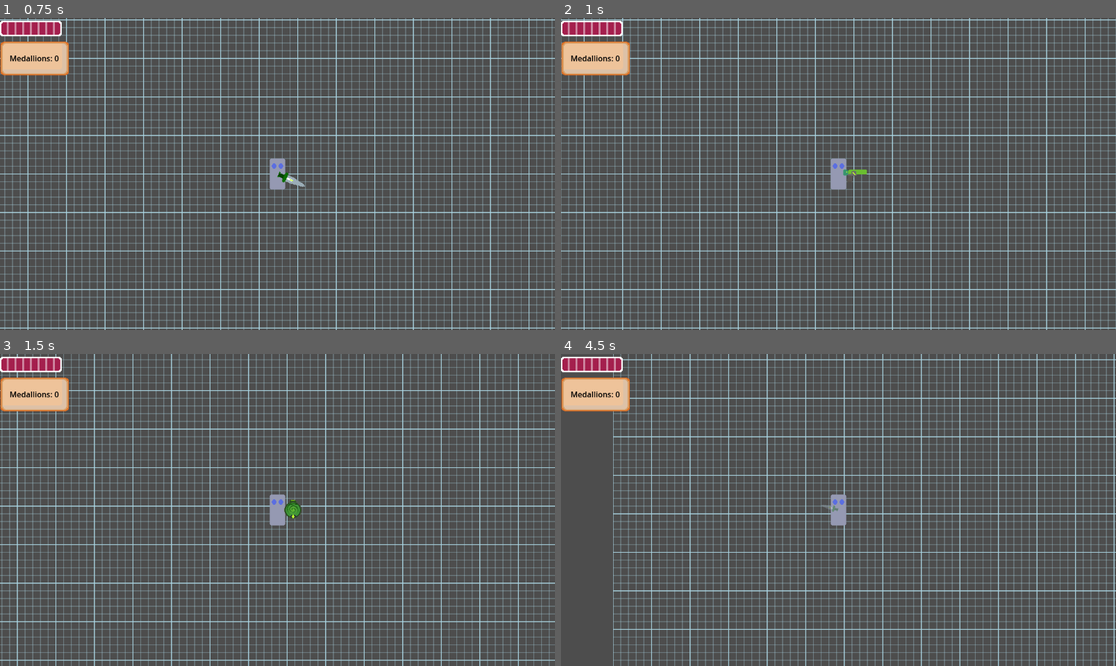
Above: before the commit, frames 1-4 (two rows, left to right).
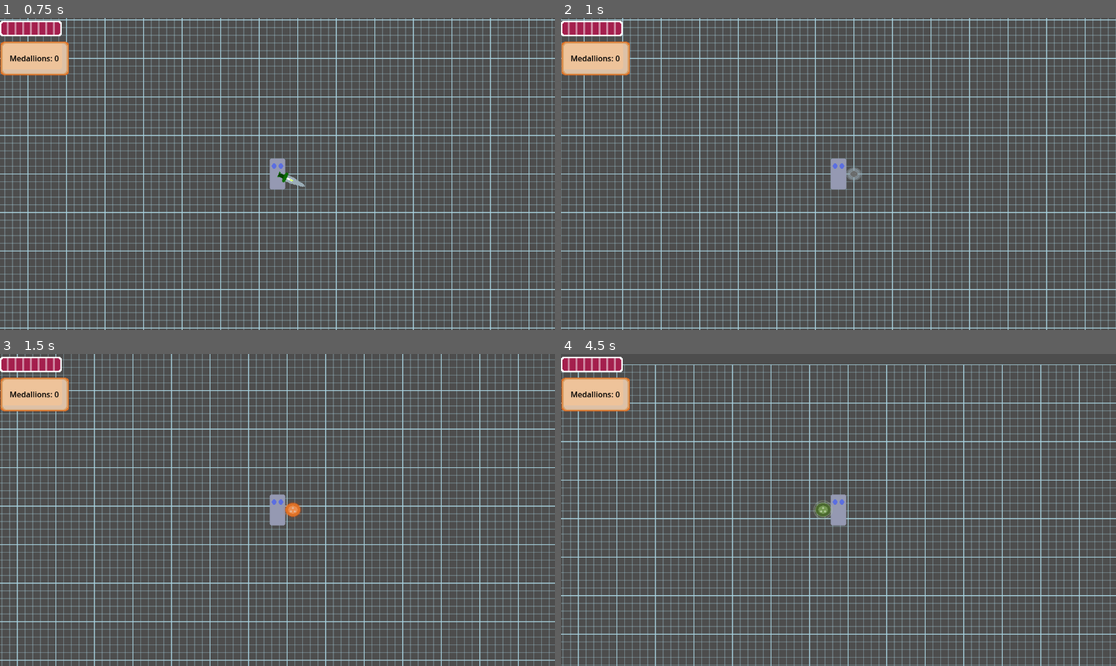
Above: after the commit, the same moments.

Repository: khiro-ptera/Clockwork-Defenders
Game: Godot game, scene res://Scenes/test_scene.tscn
The game is run twice, just before and just after one commit, with the same random seed, the same clock (stepped at 60 frames per second) and the same inputs. The project has no main scene, so this scene is started directly.
Inputs (mouse positions are in pixels of both pictures, inside the frame that each line leads up to):
- Up to frame 1 (0.75 s): tap Enter at 0.5 s; move the mouse to (399, 158) at 0.52 s; hold D (Right) from 0.53 s (still down); click (399, 158) at 0.6 s
- Up to frame 2 (1 s): keep holding D (Right); tap Mouse wheel down (NextWeapon) at 0.8 s
- Up to frame 3 (1.5 s): move the mouse to (166, 525) at 1.27 s; release D (Right) at 1.28 s; hold S (Down) from 1.28 s (still down); tap Mouse wheel down (NextWeapon) at 1.35 s; click (166, 525) at 1.42 s
- Up to frame 4 (4.5 s): tap Mouse wheel up (PreviousWeapon) at 1.55, 2.1, 3.8, 4.35 s; move the mouse to (894, 441) at 2.02 s; release S (Down) at 2.03 s; hold D (Right) 2.03-2.78 s; click (894, 441) at 2.3 s; move the mouse to (810, 572) at 2.77 s; hold W (Up) 2.78-3.53 s; click (810, 572) at 2.85 s; tap Mouse wheel down (NextWeapon) at 3.05, 3.6 s; move the mouse to (1005, 556) at 3.52 s; hold A (Left) from 3.53 s (still down); click (1005, 556) at 3.67 s; move the mouse to (672, 463) at 4.27 s

Frame 1 is identical in both runs. In frame 2, 0.1% of the frame differs, in the area x 50-56%, y 47-53%; in frame 3, 0.1%; in frame 4, 40%, in the area x 0-100%, y 0-100%.

Commit message:
poison + 3 haze bombs

Diff:
--- a/Scenes/Enemies/jelly.tscn
+++ b/Scenes/Enemies/jelly.tscn
@@ -1,10 +1,11 @@
-[gd_scene load_steps=13 format=3 uid="uid://bhu2tdu5i6px5"]
+[gd_scene load_steps=14 format=3 uid="uid://bhu2tdu5i6px5"]
 
 [ext_resource type="Script" uid="uid://b3lyv5scusddn" path="res://Scripts/Enemies/jelly.gd" id="1_onqpf"]
 [ext_resource type="Texture2D" uid="uid://5567cy8wq0ty" path="res://Assets/sprites/enemies/jelly/1.png" id="1_plco2"]
 [ext_resource type="Texture2D" uid="uid://bv38ehc51o0lw" path="res://Assets/sprites/enemies/jelly/damage.png" id="2_fn1pt"]
 [ext_resource type="Texture2D" uid="uid://b0gkgb2uhf1k3" path="res://Assets/sprites/particles/fire.png" id="3_choo6"]
 [ext_resource type="Texture2D" uid="uid://btna746pcs0ue" path="res://Assets/sprites/enemies/enemyHP/back.png" id="4_pnfmr"]
+[ext_resource type="Texture2D" uid="uid://dig6j0iyg3uf6" path="res://Assets/sprites/particles/poison.png" id="4_tuwbm"]
 [ext_resource type="Texture2D" uid="uid://b8815gnamy1x0" path="res://Assets/sprites/enemies/enemyHP/over.png" id="5_choo6"]
 [ext_resource type="Texture2D" uid="uid://bwd7ehmipy1s3" path="res://Assets/sprites/enemies/enemyHP/fill.png" id="6_tuwbm"]
 
@@ -59,6 +60,23 @@
 scale_amount_curve = SubResource("Curve_choo6")
 color_ramp = SubResource("Gradient_choo6")
 
+[node name="Poison" type="CPUParticles2D" parent="Sprite/StatusParticles"]
+texture = ExtResource("4_tuwbm")
+lifetime = 1.2
+randomness = 0.35
+local_coords = true
+emission_shape = 3
+emission_rect_extents = Vector2(16, 12)
+spread = 180.0
+gravity = Vector2(0, -15)
+initial_velocity_max = 6.0
+angular_velocity_min = -100.0
+angular_velocity_max = 100.0
+linear_accel_max = 1.0
+scale_amount_min = 0.5
+hue_variation_min = -0.5
+hue_variation_max = 0.5
+
 [node name="CollisionShape2D" type="CollisionShape2D" parent="."]
 shape = SubResource("RectangleShape2D_fn1pt")
 
@@ -93,5 +111,8 @@
 
 [node name="Fire" type="Timer" parent="."]
 
+[node name="Poison" type="Timer" parent="."]
+
 [connection signal="area_entered" from="Hurtbox" to="." method="_on_hurtbox_area_entered"]
 [connection signal="timeout" from="Fire" to="." method="_on_fire_timeout"]
+[connection signal="timeout" from="Poison" to="." method="_on_poison_timeout"]
--- /dev/null
+++ b/Scenes/Weapons/hazer.tscn
@@ -0,0 +1,21 @@
+[gd_scene load_steps=4 format=3 uid="uid://cd3e5vyjsnjdy"]
+
+[ext_resource type="Script" uid="uid://b3k1b8glffxb8" path="res://Scripts/Weapons/Bombs/hazer.gd" id="1_s6y64"]
+[ext_resource type="Texture2D" uid="uid://cmtmqipferq3h" path="res://Assets/sprites/weapons/bombs/Hazer.png" id="2_v0mpn"]
+
+[sub_resource type="SpriteFrames" id="SpriteFrames_hnncc"]
+animations = [{
+"frames": [{
+"duration": 1.0,
+"texture": ExtResource("2_v0mpn")
+}],
+"loop": true,
+"name": &"default",
+"speed": 5.0
+}]
+
+[node name="Hazer" type="Node2D" groups=["bomb", "weapon"]]
+script = ExtResource("1_s6y64")
+
+[node name="AnimatedSprite2D" type="AnimatedSprite2D" parent="."]
+sprite_frames = SubResource("SpriteFrames_hnncc")
--- /dev/null
+++ b/Scenes/Weapons/heat_hazer.tscn
@@ -0,0 +1,22 @@
+[gd_scene load_steps=4 format=3 uid="uid://b4mldgqvdt84"]
+
+[ext_resource type="Script" uid="uid://b553snv5s4ab3" path="res://Scripts/Weapons/Bombs/heat_hazer.gd" id="1_etk24"]
+[ext_resource type="Texture2D" uid="uid://ckiqnst7obo35" path="res://Assets/sprites/weapons/bombs/HeatHazer.png" id="2_lxhhd"]
+
+[sub_resource type="SpriteFrames" id="SpriteFrames_vm4xm"]
+animations = [{
+"frames": [{
+"duration": 1.0,
+"texture": ExtResource("2_lxhhd")
+}],
+"loop": true,
+"name": &"default",
+"speed": 5.0
+}]
+
+[node name="HeatHazer" type="Node2D" groups=["bomb", "weapon"]]
+script = ExtResource("1_etk24")
+
+[node name="AnimatedSprite2D" type="AnimatedSprite2D" parent="."]
+sprite_frames = SubResource("SpriteFrames_vm4xm")
+offset = Vector2(32, 0)
--- /dev/null
+++ b/Scenes/Weapons/vile_hazer.tscn
@@ -0,0 +1,21 @@
+[gd_scene load_steps=4 format=3 uid="uid://duatgifq2bdya"]
+
+[ext_resource type="Texture2D" uid="uid://s3iut2bff5pa" path="res://Assets/sprites/weapons/bombs/VileHazer.png" id="1_hqc7b"]
+[ext_resource type="Script" uid="uid://dcvsjjelbu1u6" path="res://Scripts/Weapons/Bombs/vile_hazer.gd" id="1_ymb6x"]
+
+[sub_resource type="SpriteFrames" id="SpriteFrames_ymb6x"]
+animations = [{
+"frames": [{
+"duration": 1.0,
+"texture": ExtResource("1_hqc7b")
+}],
+"loop": true,
+"name": &"default",
+"speed": 5.0
+}]
+
+[node name="VileHazer" type="Node2D" groups=["bomb", "weapon"]]
+script = ExtResource("1_ymb6x")
+
+[node name="AnimatedSprite2D" type="AnimatedSprite2D" parent="."]
+sprite_frames = SubResource("SpriteFrames_ymb6x")
--- a/Scenes/armed_bomb.tscn
+++ b/Scenes/armed_bomb.tscn
@@ -1,10 +1,13 @@
-[gd_scene load_steps=8 format=3 uid="uid://dd66ft8elph5g"]
+[gd_scene load_steps=11 format=3 uid="uid://dd66ft8elph5g"]
 
 [ext_resource type="Script" uid="uid://dd7isxaivt05l" path="res://Scripts/armed_bomb.gd" id="1_3nbew"]
 [ext_resource type="Texture2D" uid="uid://bhas5onc2qexb" path="res://Assets/sprites/protobomb.png" id="2_xg12h"]
+[ext_resource type="Texture2D" uid="uid://ckiqnst7obo35" path="res://Assets/sprites/weapons/bombs/HeatHazer.png" id="3_1ug32"]
+[ext_resource type="Texture2D" uid="uid://cmtmqipferq3h" path="res://Assets/sprites/weapons/bombs/Hazer.png" id="3_8fbhn"]
 [ext_resource type="Texture2D" uid="uid://6wpbi1dysh3l" path="res://Assets/sprites/detCircle.png" id="3_jb330"]
 [ext_resource type="Texture2D" uid="uid://dotcidpdr8cff" path="res://Assets/sprites/particles/explosion1.png" id="3_xg12h"]
 [ext_resource type="Texture2D" uid="uid://ckn1l8rf85r0c" path="res://Assets/sprites/detFill.png" id="4_1ug32"]
+[ext_resource type="Texture2D" uid="uid://s3iut2bff5pa" path="res://Assets/sprites/weapons/bombs/VileHazer.png" id="5_8fbhn"]
 
 [sub_resource type="SpriteFrames" id="SpriteFrames_qqqqj"]
 animations = [{
@@ -14,6 +17,30 @@
 }],
 "loop": true,
 "name": &"default",
+"speed": 5.0
+}, {
+"frames": [{
+"duration": 1.0,
+"texture": ExtResource("3_8fbhn")
+}],
+"loop": true,
+"name": &"hazer",
+"speed": 5.0
+}, {
+"frames": [{
+"duration": 1.0,
+"texture": ExtResource("3_1ug32")
+}],
+"loop": true,
+"name": &"heat_hazer",
+"speed": 5.0
+}, {
+"frames": [{
+"duration": 1.0,
+"texture": ExtResource("5_8fbhn")
+}],
+"loop": true,
+"name": &"vile_hazer",
 "speed": 5.0
 }]
 
@@ -27,10 +54,11 @@
 [node name="AnimatedSprite2D" type="AnimatedSprite2D" parent="."]
 scale = Vector2(0.8, 0.8)
 sprite_frames = SubResource("SpriteFrames_qqqqj")
+animation = &"vile_hazer"
 
 [node name="CPUParticles2D" type="CPUParticles2D" parent="AnimatedSprite2D"]
 emitting = false
-amount = 100
+amount = 150
 texture = ExtResource("3_xg12h")
 lifetime = 0.7
 one_shot = true
@@ -45,8 +73,8 @@
 angular_velocity_max = 90.0
 orbit_velocity_min = 0.05
 orbit_velocity_max = 0.05
-linear_accel_min = -70.0
-linear_accel_max = -70.0
+linear_accel_min = -10.0
+linear_accel_max = -10.0
 scale_amount_min = 0.3
 
 [node name="Explosion" type="Node2D" parent="."]
--- a/Scenes/item_ui.tscn
+++ b/Scenes/item_ui.tscn
@@ -1,7 +1,9 @@
-[gd_scene load_steps=4 format=3 uid="uid://b5bmhbu4i0bwr"]
+[gd_scene load_steps=6 format=3 uid="uid://b5bmhbu4i0bwr"]
 
 [ext_resource type="Script" uid="uid://coaoqlaw1qqs4" path="res://Scripts/item_ui.gd" id="1_0ievn"]
 [ext_resource type="Texture2D" uid="uid://cvqdxl07sxeu3" path="res://Assets/sprites/UI/invItemBack.png" id="1_p3smd"]
+[ext_resource type="Texture2D" uid="uid://bipo67a56pyyt" path="res://Assets/sprites/UI/invItemBlank.png" id="3_crqux"]
+[ext_resource type="Texture2D" uid="uid://tdd55qbfekj4" path="res://Assets/sprites/UI/invItemGleam.png" id="4_egmow"]
 
 [sub_resource type="LabelSettings" id="LabelSettings_0ievn"]
 font_size = 12
@@ -43,3 +45,9 @@
 layout_mode = 2
 text = "SAMPLE"
 label_settings = SubResource("LabelSettings_0ievn")
+
+[node name="TextureButton" type="TextureButton" parent="."]
+layout_mode = 2
+texture_normal = ExtResource("3_crqux")
+texture_hover = ExtResource("4_egmow")
+texture_disabled = ExtResource("3_crqux")
--- a/Scripts/Enemies/jelly.gd
+++ b/Scripts/Enemies/jelly.gd
@@ -9,10 +9,12 @@
 @onready var hpbar = $"HP"
 
 @onready var ftime = $"Fire"
+@onready var ptime = $"Poison"
 @onready var stime = $"Stun"
 
 @onready var statuspart = $"Sprite/StatusParticles"
 @onready var fpart = $"Sprite/StatusParticles/Fire"
+@onready var ppart = $"Sprite/StatusParticles/Poison"
 
 @onready var type = 1 # type of jelly
 @onready var tier = 1 # difficulty
@@ -82,13 +84,20 @@
 			fpart.visible = true
 		else:
 			fpart.visible = false
+		if status.has("poison"):
+			ppart.visible = true
+		else:
+			ppart.visible = false
 	else:
 		statuspart.visible = false
 
 func take_damage(n, p, e, s, kb) -> void: # TODO: make global??
 	damageFlash()
+	var multi = 1.0
+	if status.has("poison"):
+		multi *= 1.5
 	# TODO: damage numbers, grey when the damage lowered a lot by def and yellow when increased by neg defense
-	health -= ((n * 100 / (100 + defN)) + (p * 100 / (100 + defP)) + (e * 100 / (100 + defE)) + (s * 100 / (100 + defS))) # TODO: def calcs
+	health -= multi * ((n * 100 / (100 + defN)) + (p * 100 / (100 + defP)) + (e * 100 / (100 + defE)) + (s * 100 / (100 + defS))) # TODO: def calcs
 	# print(health)
 	if health <= 0 && !dead:
 		die()
@@ -113,7 +122,7 @@
 		"fire":
 			ftime.start(i * 100 / (100 + fireRes))
 		"poison":
-			statusTimer = i * 100 / (100 + poisonRes)
+			ptime.start(i * 100 / (100 + poisonRes))
 		"freeze":
 			statusTimer = i * 100 / (100 + freezeRes)
 		"stun":
@@ -137,24 +146,32 @@
 		mtemp.pos = global_position + Vector2(randf_range(-30.0, 30.0), randf_range(-30.0, 30.0))
 		get_parent().call_deferred("add_child", mtemp)
 		mtemp = null
-	for i in randi_range(0, 1):
+	for i in randi_range(0, tier):
 		var mtemp = medallionSC.instantiate()
 		mtemp.value = 10
 		mtemp.pos = global_position + Vector2(randf_range(-30.0, 30.0), randf_range(-30.0, 30.0))
 		get_parent().call_deferred("add_child", mtemp)
 		mtemp = null
-	for i in randi_range(0, 1):
+	for i in randi_range(0, tier):
 		var mtemp = materialSC.instantiate()
 		mtemp.item = "plasmium"
 		mtemp.pos = global_position + Vector2(randf_range(-30.0, 30.0), randf_range(-30.0, 30.0))
 		get_parent().call_deferred("add_child", mtemp)
 		mtemp = null
+	Global.t1_drop(global_position)
 	queue_free()
 
 func _on_hurtbox_area_entered(area: Area2D) -> void: # TODO: make a hitbox and move this to the hitbox, for attack animations and stuff
 	if area.is_in_group("hurtbox") && area.get_parent().is_in_group("player"):
-		area.get_parent().take_damage(damage, dmgP, dmgE, dmgS)
+		var multi = 1.0
+		if status.has("poison"):
+			multi *= 0.5
+		area.get_parent().take_damage(multi * damage, multi * dmgP, multi * dmgE, multi * dmgS)
 
 func _on_fire_timeout() -> void:
 	if status.has("fire"):
 		status.remove_at(status.find("fire"))
+
+func _on_poison_timeout() -> void:
+	if status.has("poison"):
+		status.remove_at(status.find("poison"))
--- /dev/null
+++ b/Scripts/Weapons/Bombs/hazer.gd
@@ -0,0 +1,48 @@
+extends Node2D
+
+@onready var id = 7
+@onready var star = 1
+
+@onready var sprite = $"AnimatedSprite2D"
+
+@onready var damage = 8
+@onready var damageP = 0
+@onready var damageE = 0
+@onready var damageS = 0
+@onready var kb = 0.0
+@onready var charge = 3.0
+@onready var chargelag = 0.1
+
+@onready var det = 1.5
+@onready var linger = 2.0
+@onready var boomsize = 1.8
+
+var bombSC = preload("res://Scenes/armed_bomb.tscn")
+
+var up = false
+
+func putUp() -> void:
+	up = true
+	sprite.offset = Vector2(0.0, -32.0)
+
+func putDown() -> void:
+	up = false
+
+func chargedAttack() -> void:
+	putDown()
+	var shot = bombSC.instantiate()
+	shot.pos = global_position
+	shot.boomsize = boomsize
+	shot.detspeed = det
+	shot.bomb = id
+	shot.damage = damage
+	shot.dp = damageP
+	shot.de = damageE
+	shot.ds = damageS
+	shot.kb = kb
+	shot.linger = linger
+	get_parent().get_parent().add_child(shot)
+
+func _process(delta: float) -> void:
+	if !up:
+		sprite.offset = Vector2(32.0, 0.0)
--- /dev/null
+++ b/Scripts/Weapons/Bombs/heat_hazer.gd
@@ -0,0 +1,49 @@
+extends Node2D
+
+@onready var id = 6
+@onready var star = 2
+
+@onready var sprite = $"AnimatedSprite2D"
+
+@onready var damage = 4
+@onready var damageP = 0
+@onready var damageE = 6
+@onready var damageS = 0
+@onready var kb = 0.0
+@onready var charge = 3.0
+@onready var chargelag = 0.1
+
+@onready var det = 1.8
+@onready var linger = 2.0
+@onready var boomsize = 2.0
+
+var bombSC = preload("res://Scenes/armed_bomb.tscn")
+
+var up = false
+
+func putUp() -> void:
+	up = true
+	sprite.offset = Vector2(0.0, -32.0)
+
+func putDown() -> void:
+	up = false
+
+func chargedAttack() -> void:
+	putDown()
+	var shot = bombSC.instantiate()
+	shot.pos = global_position
+	shot.boomsize = boomsize
+	shot.detspeed = det
+	shot.bomb = id
+	shot.damage = damage
+	shot.dp = damageP
+	shot.de = damageE
+	shot.ds = damageS
+	shot.kb = kb
+	shot.linger = linger
+	shot.fire = Vector2(1.0, 2.0)
+	get_parent().get_parent().add_child(shot)
+
+func _process(delta: float) -> void:
+	if !up:
+		sprite.offset = Vector2(32.0, 0.0)
--- /dev/null
+++ b/Scripts/Weapons/Bombs/vile_hazer.gd
@@ -0,0 +1,49 @@
+extends Node2D
+
+@onready var id = 8
+@onready var star = 2
+
+@onready var sprite = $"AnimatedSprite2D"
+
+@onready var damage = 0
+@onready var damageP = 0
+@onready var damageE = 6
+@onready var damageS = 4
+@onready var kb = 0.0
+@onready var charge = 3.0
+@onready var chargelag = 0.1
+
+@onready var det = 1.8
+@onready var linger = 2.0
+@onready var boomsize = 2.0
+
+var bombSC = preload("res://Scenes/armed_bomb.tscn")
+
+var up = false
+
+func putUp() -> void:
+	up = true
+	sprite.offset = Vector2(0.0, -32.0)
+
+func putDown() -> void:
+	up = false
+
+func chargedAttack() -> void:
+	putDown()
+	var shot = bombSC.instantiate()
+	shot.pos = global_position
+	shot.boomsize = boomsize
+	shot.detspeed = det
+	shot.bomb = id
+	shot.damage = damage
+	shot.dp = damageP
+	shot.de = damageE
+	shot.ds = damageS
+	shot.kb = kb
+	shot.linger = linger
+	shot.poison = Vector2(1.0, 2.5)
+	get_parent().get_parent().add_child(shot)
+
+func _process(delta: float) -> void:
+	if !up:
+		sprite.offset = Vector2(32.0, 0.0)
--- a/Scripts/armed_bomb.gd
+++ b/Scripts/armed_bomb.gd
@@ -18,6 +18,13 @@
 var de
 var ds
 
+var fire = Vector2(0.0, 0.0)
+var shock = Vector2(0.0, 0.0)
+var poison = Vector2(0.0, 0.0)
+var stun = Vector2(0.0, 0.0)
+var freeze = Vector2(0.0, 0.0)
+var curse = Vector2(0.0, 0.0)
+
 var bomb
 
 func _ready() -> void:
@@ -27,6 +34,9 @@
 	expl.scale = Vector2(boomsize, boomsize)
 	match(bomb):
 		3: sprite.play("default")
+		6: sprite.play("heat_hazer")
+		7: sprite.play("hazer")
+		8: sprite.play("vile_hazer")
 
 func _process(delta: float) -> void:
 	time += delta
@@ -37,6 +47,7 @@
 			det.tint_progress = Color(1.0, 0.0, 0.0)
 			expart.initial_velocity_max /= linger
 			expart.initial_velocity_min /= linger
+			expart.lifetime = linger
 			# print(expart.initial_velocity_max)
 			# print(expart.initial_velocity_min)
 			expart.emitting = true
@@ -46,3 +57,13 @@
 func _on_hitbox_area_entered(area: Area2D) -> void:
 	if area.is_in_group("hurtbox") && area.get_parent().is_in_group("enemy"):
 		area.get_parent().take_damage(damage, dp, de, ds, kb)
+		if randf_range(0.0, 1.0) < fire.x:
+			area.get_parent().inflict("fire", fire.y)
+		if randf_range(0.0, 1.0) < shock.x:
+			area.get_parent().inflict("shock", shock.y)
+		if randf_range(0.0, 1.0) < poison.x:
+			area.get_parent().inflict("poison", poison.y)
+		if randf_range(0.0, 1.0) < freeze.x:
+			area.get_parent().inflict("freeze", freeze.y)
+		if randf_range(0.0, 1.0) < curse.x:
+			area.get_parent().inflict("curse", curse.y)
--- a/Scripts/bullet.gd
+++ b/Scripts/bullet.gd
@@ -54,6 +54,14 @@
 		area.get_parent().take_damage(damage, dp, de, ds, kb)
 		if randf_range(0.0, 1.0) < fire.x:
 			area.get_parent().inflict("fire", fire.y)
+		if randf_range(0.0, 1.0) < shock.x:
+			area.get_parent().inflict("shock", shock.y)
+		if randf_range(0.0, 1.0) < poison.x:
+			area.get_parent().inflict("poison", poison.y)
+		if randf_range(0.0, 1.0) < freeze.x:
+			area.get_parent().inflict("freeze", freeze.y)
+		if randf_range(0.0, 1.0) < curse.x:
+			area.get_parent().inflict("curse", curse.y)
 		if pierce <= 0:
 			queue_free()
 		else:
--- a/Scripts/cutter.gd
+++ b/Scripts/cutter.gd
@@ -12,8 +12,8 @@
 @onready var maxCombo = 5
 @onready var endlag = 0.2
 @onready var combolag = 0.8
-@onready var damage = 18
-@onready var damageP = 0
+@onready var damage = 25
+@onready var damageP = 5
 @onready var damageE = 0
 @onready var damageS = 0
 @onready var charge = 2.0
--- a/Scripts/global.gd
+++ b/Scripts/global.gd
@@ -1 +1,4 @@
 extends Node
+
+func t1_drop(pos):
+	pass
--- a/Scripts/item_ui.gd
+++ b/Scripts/item_ui.gd
@@ -3,6 +3,10 @@
 # @onready var icon = $"HBoxContainer/Icon".texture
 # @onready var label = $"HBoxContainer/Label".text
 
-func setItem(i, l):
+func setItem(i, l, clickable = false):
 	$"HBoxContainer/Icon".texture = i
 	$"HBoxContainer/Label".text = l
+	if clickable:
+		$"TextureButton".disabled = false
+	else:
+		$TextureButton.disabled = true
--- a/Scripts/player.gd
+++ b/Scripts/player.gd
@@ -23,11 +23,14 @@
 var wep3 = preload("res://Scenes/proto_bomb.tscn")
 var wep4 = preload("res://Scenes/cutter.tscn")
 var wep5 = preload("res://Scenes/Weapons/hot_shot.tscn")
+var wep6 = preload("res://Scenes/Weapons/heat_hazer.tscn")
+var wep7 = preload("res://Scenes/Weapons/hazer.tscn")
+var wep8 = preload("res://Scenes/Weapons/vile_hazer.tscn")
 
 # var uiSC = preload("res://Scenes/main_ui.tscn")
 
 var active = 0
-var weapons = [1, 2, 3, 5]
+var weapons = [8, 7, 6, 5]
 var combo = 0
 var comboTimer = 0.0
 var endlag = 0.0
@@ -193,8 +196,16 @@
 			var wep = wep4.instantiate()
 			add_child(wep)
 		5:
-			# print("switch 4")
 			var wep = wep5.instantiate()
+			add_child(wep)
+		6:
+			var wep = wep6.instantiate()
+			add_child(wep)
+		7:
+			var wep = wep7.instantiate()
+			add_child(wep)
+		8:
+			var wep = wep8.instantiate()
 			add_child(wep)
 
 func take_damage(n, p, e, s):
Binary file added: Assets/sprites/UI/invItemBlank.png
Not shown, added: Assets/sprites/UI/invItemBlank.png.import
Binary file added: Assets/sprites/UI/invItemGleam.png
Not shown, added: Assets/sprites/UI/invItemGleam.png.import
Binary file added: Assets/sprites/particles/poison.png
Not shown, added: Assets/sprites/particles/poison.png.import
Binary file added: Assets/sprites/weapons/bombs/FrigidHazer.png
Not shown, added: Assets/sprites/weapons/bombs/FrigidHazer.png.import
Binary file added: Assets/sprites/weapons/bombs/Hazer.png
Not shown, added: Assets/sprites/weapons/bombs/Hazer.png.import
Binary file added: Assets/sprites/weapons/bombs/HeatHazer.png
Not shown, added: Assets/sprites/weapons/bombs/HeatHazer.png.import
(and 5 more such lines)
